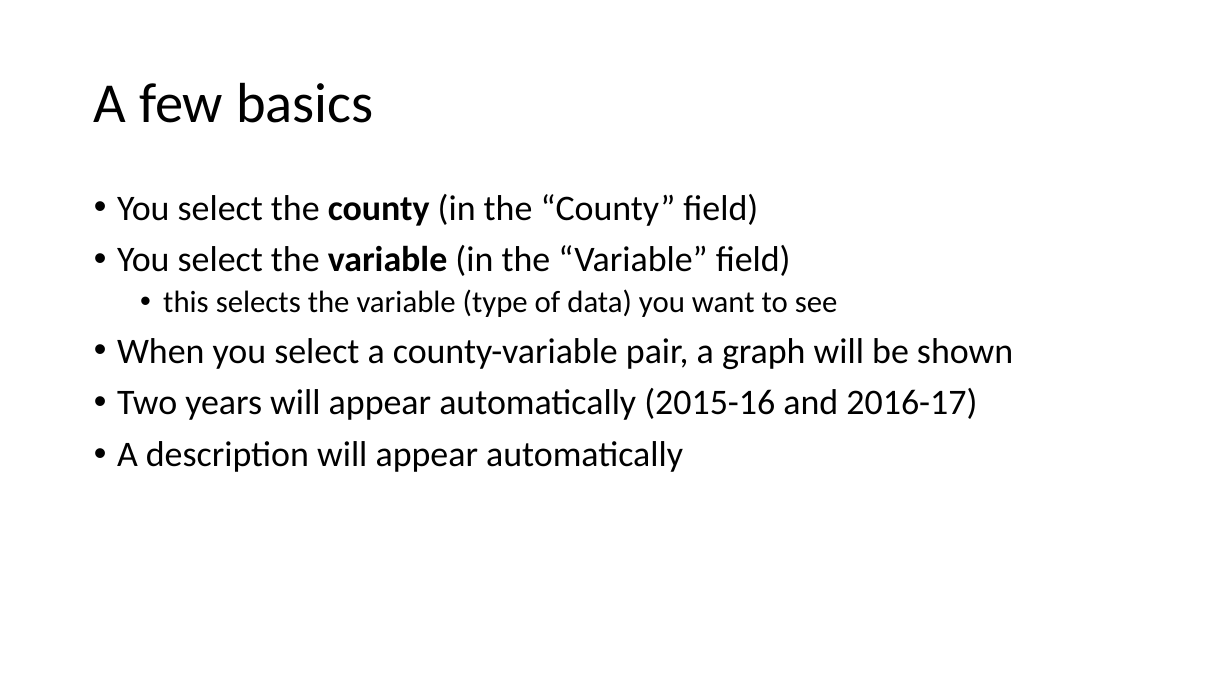
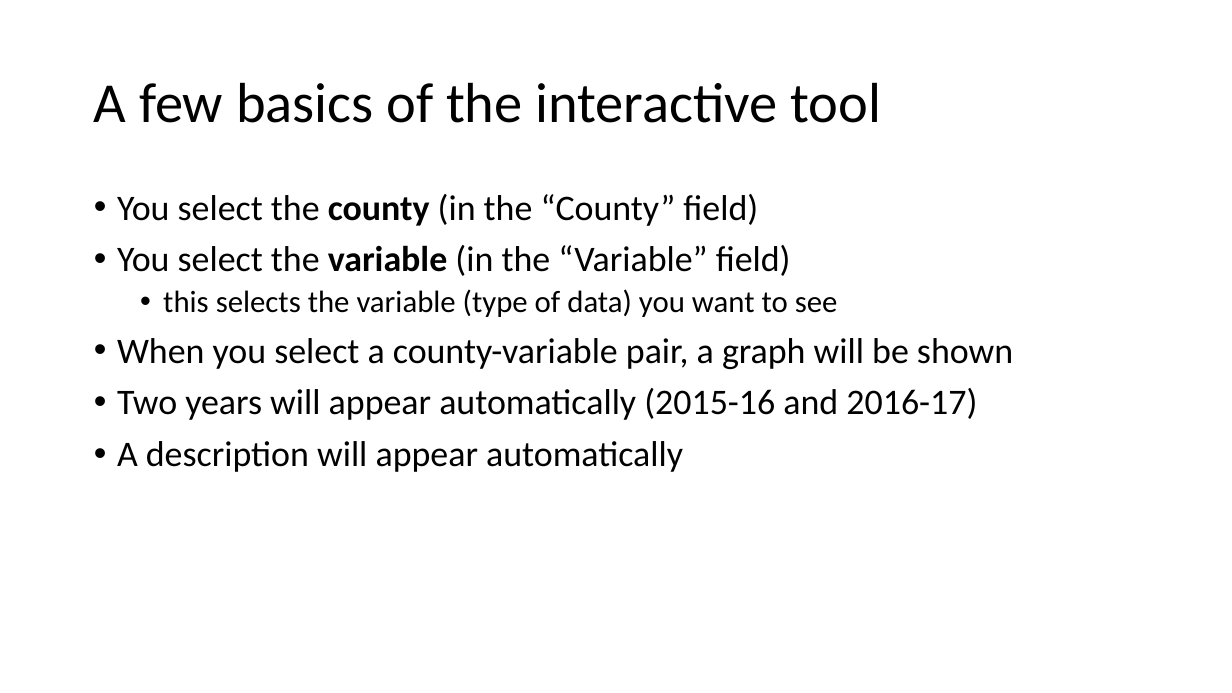
Before and after one commit to MCooperBorkenhagen/wisconsin_literacy_member_data, a slide deck: slide 9 of resources/member_data_webinar.pptx (slide 7 before the commit). Drawn at 1232x693 pixels with LibreOffice and Linux fonts; fonts in the diff are those of the drawing. Boxes give left, top, right and bottom in pixels: in the first picture for what was removed or moved away, otherwise in the second. Text is boxed around its words. In the diff, an @@ line names an element or a change of style, - is before the commit and + after.

```diff
--- a/resources/member_data_webinar.pptx
+++ b/resources/member_data_webinar.pptx
@@ title at [94,82,882,123]: text changed @@
-A few basics
+A few basics of the interactive tool
```
Also in this commit, not shown: 10 other slides changed, 5 slides added, 1 slide removed, 5 other files.
